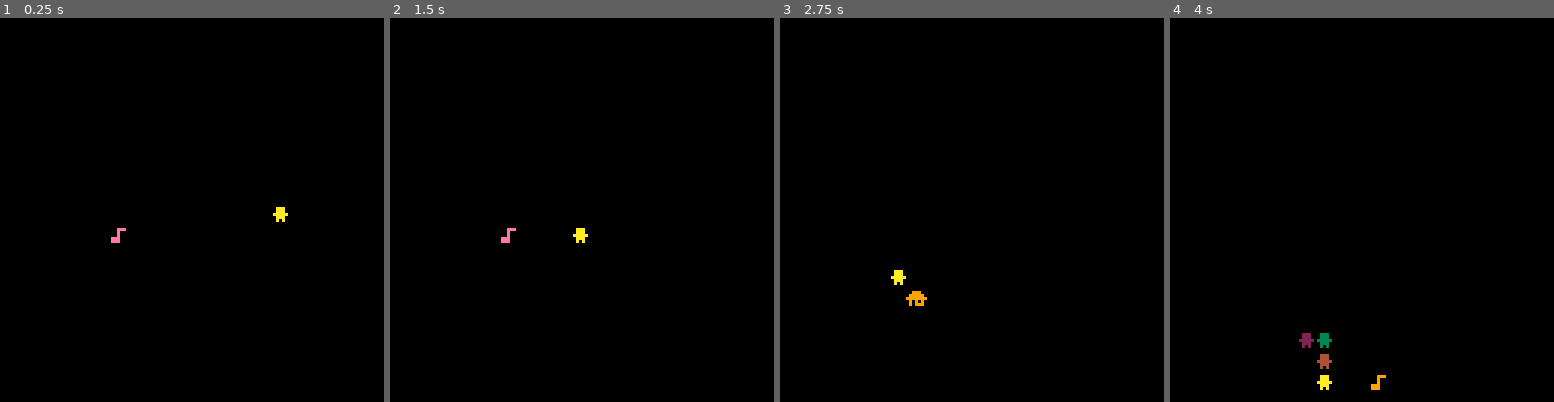
Above: before the commit, frames 1-4 (left to right).
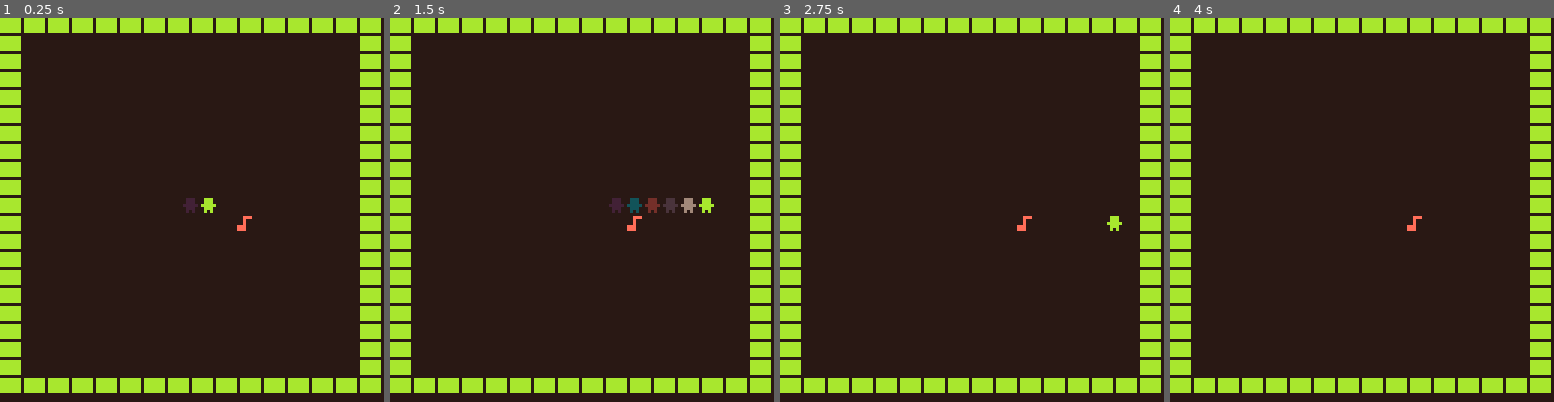
Above: after the commit, the same moments.

Repository: Aeklad/pico8
Game: PICO-8 cartridge snelpi.p8
Same seed, same stepped clock (60 frames per second), same inputs: the game is played once before the commit and once after it.
Inputs:
- Up to frame 1 (0.25 s): no input
- Up to frame 2 (1.5 s): no input
- Up to frame 3 (2.75 s): hold Left 1.97-2.37 s; hold Down from 2.42 s (still down)
- Up to frame 4 (4 s): release Down at 2.82 s; hold Right 2.87-3.53 s; hold Up from 3.58 s (still down)

The runs differ from the first frame. In frame 1, 100% of the frame differs, in the area x 0-100%, y 0-100%; in frame 2, 100%; in frame 3, 100%; in frame 4, 100%.

Commit message:
Add files via upload
Added a border

Diff:
--- a/snelpi.p8
+++ b/snelpi.p8
@@ -1,27 +1,28 @@
 pico-8 cartridge // http://www.pico-8.com
-version 34
+version 33
 __lua__
--->8
---init
-x=15
-y=8
+poke4(0x5f10,0x8382.8180)
+poke4(0x5f14,0x8786.8584)
+poke4(0x5f18,0x8b8a.8988)
+poke4(0x5f1c,0x8f8e.8d8c)
+x=10
+y=10
 dx=1
 dy=0
 t=0
 s=5
-l=0
+l=5
 xa={}
 ya={}
 xo=6
-yo=7
-xr=flr(rnd(21))*xo
-yr=flr(rnd(18))*yo
+yo=6
+xr=6+flr(rnd(18))*xo
+yr=6+flr(rnd(18))*yo
 fr={133,134,135,136,137,138,140,141,143,146,147}
 fruit=1+flr(rnd(#fr-1))
 cl={1,2,3,4,8,9,10,11,12,13,14,15}
 colr=1+flr(rnd(#cl-1))
--->8
---functions
+collide=false
 function artificialdumness()
  if x*xo<xr then
   dx=1
@@ -42,11 +43,9 @@
   dy=0
  end
 end
--->8
---draw
+
 function _draw()
  cls()
-
  t+=1
  if t>s then t=0 end
 
@@ -68,45 +67,50 @@
  end
 
  if t==0 then
-x+=dx
-y+=dy
-end
-x=x%32
+  x+=dx
+  y+=dy
+ end
+ x=x%22
  y=y%21
 
-if x==xr/xo and y==yr/yo then
-   xr=flr(rnd(21))*xo
-   yr=flr(rnd(18))*yo
+ if x==xr/xo and y==yr/yo then
+   xr=6+flr(rnd(18))*xo
+   yr=6+flr(rnd(18))*yo
    fruit=1+flr(rnd(#fr-1))
    colr=1+flr(rnd(#cl-1))
    l+=1
  end
 
-if t==s then
- add(xa,x*xo)
- add(ya,y*yo)
-end
+ if t==s then
+  add(xa,x*xo)
+  add(ya,y*yo)
+ end
 
  if #xa > l then
   del(xa,xa[1])
   del(ya,ya[1])
  end
+ for i=0,19 do
+  print("█",i*8,0,10)
+  print("█",i*8,120,10)
+  print("█",0,i*6,10)
+  print("█",120,i*6,10)
+ end
 
  for i=1,#xa do
   c=i
   c=1+c%15
+  collide= xa[i-1]==x*xo and ya[i-1]==y*yo or (x%22==0 or y%21==0)
   print("웃",xa[i],ya[i],c)
-  if xa[i-1]==x*xo and ya[i-1]==y*yo then
+  if collide or opp_dir then
    print("whoops!")
    l-=1
   end
  end
-
+ print(chr(fr[fruit]),xr,yr,cl[colr])
  print("웃",x*xo,y*yo,10)
-
- print(chr(fr[fruit]),xr,yr,cl[colr])
- artificialdumness()
-
+ --artificialdumness()
+ --print("█",6,6+(18*yo),8)
 end
 __gfx__
 00000000000000000000000000000000000000000000000000000000000000000000000000000000000000000000000000000000000000000000000000000000
